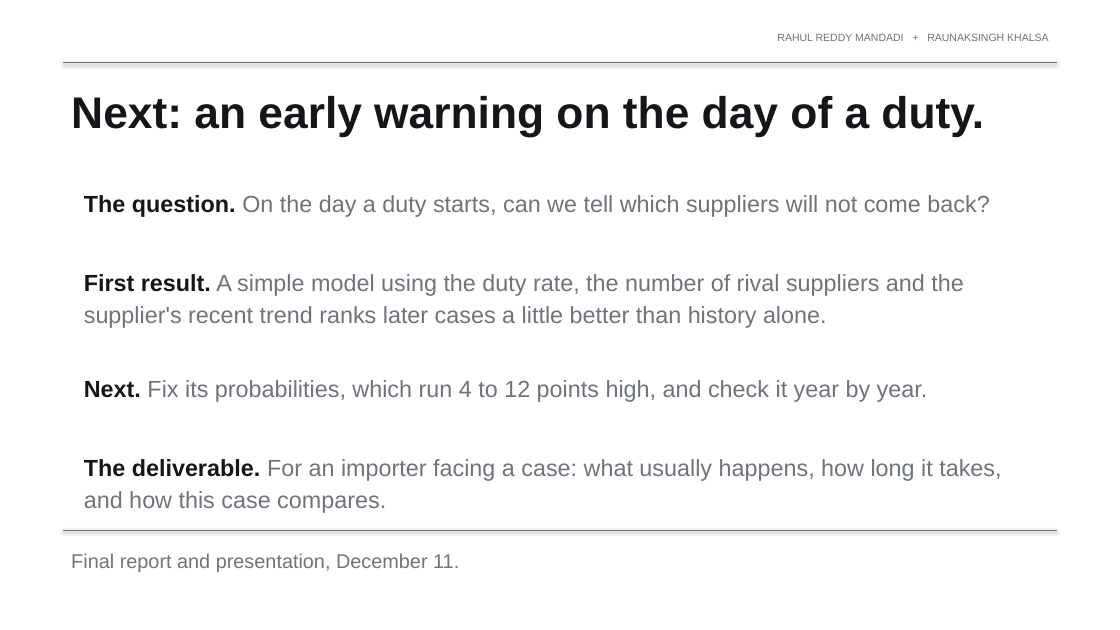
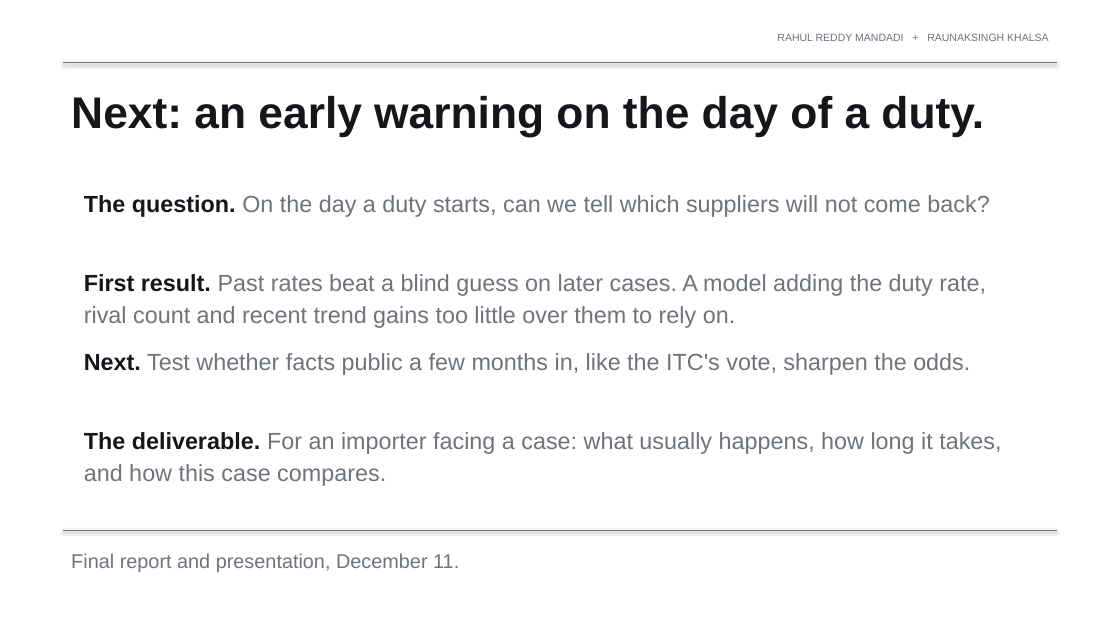
Before and after one commit to rahul-mandadi/tariff-rush, a slide deck: slide 12 of slides/Mandadi_Khalsa_Presentation2_v2.pptx. Drawn at 1120x630 pixels with LibreOffice and Linux fonts; fonts in the diff are those of the drawing. Boxes give left, top, right and bottom in pixels: in the first picture for what was removed or moved away, otherwise in the second. Text is boxed around its words. In the diff, an @@ line names an element or a change of style, - is before the commit and + after.

Commit message:
Prediction test: same-day notice rule and Census release lag; matched recovery comparison
Case facts only from notices published on or before the first preliminary; training labels only once month 18 is published (two-month lag). Held-out gain over the historical rates falls to +0.004 (90% interval -0.005 to +0.013), so the report and decks now present the historical rates as the forecast. Adds real shares on the 282 fake-date-matched cases (27/18/42/13 vs 49/30/18/4) and defines stopped trading as no imports in months 13 to 18.

```diff
--- a/slides/Mandadi_Khalsa_Presentation2_v2.pptx
+++ b/slides/Mandadi_Khalsa_Presentation2_v2.pptx
@@ text at box(84, 274, 986, 328): text changed @@
-First result. A simple model using the duty rate, the number of rival suppliers and the supplier's recent trend ranks later cases a little better than history alone.
+First result. Past rates beat a blind guess on later cases. A model adding the duty rate, rival count and recent trend gains too little over them to rely on.
@@ text at box(84, 353, 970, 375): text changed @@
-Next. Fix its probabilities, which run 4 to 12 points high, and check it year by year.
+Next. Test whether facts public a few months in, like the ITC's vote, sharpen the odds.
@@ text "The deliverable. For an importer ...": place and size @@
-text "The deliverable. For an importer ..." at box(84, 459, 1001, 513)
+text "The deliverable. For an importer ..." at box(84, 432, 1001, 486)
```
Also in this commit, not shown: 2 other slides changed, 17 other files.
